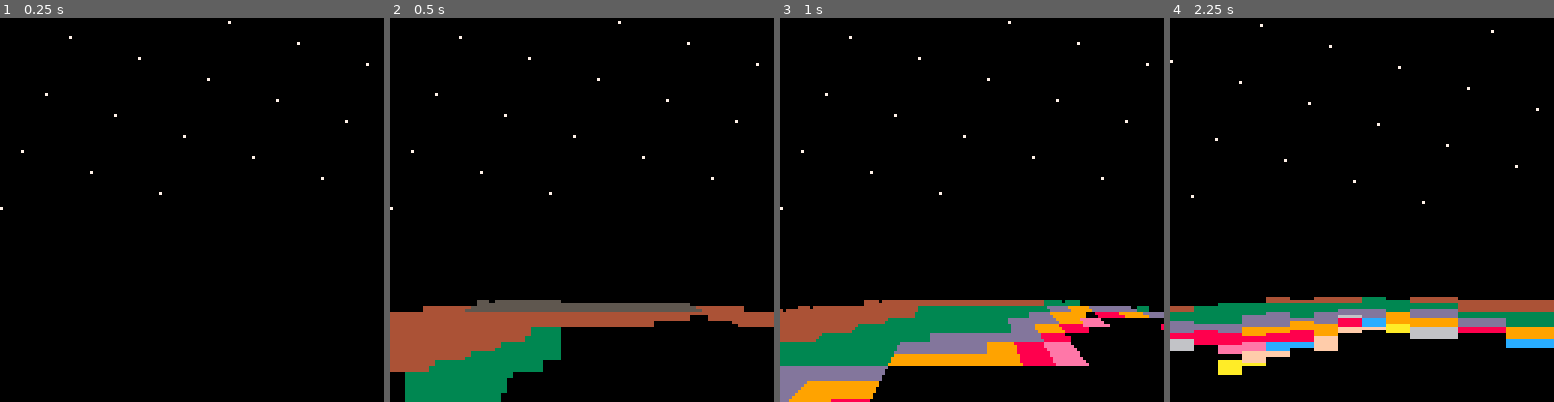
Above: before the commit, frames 1-4 (left to right).
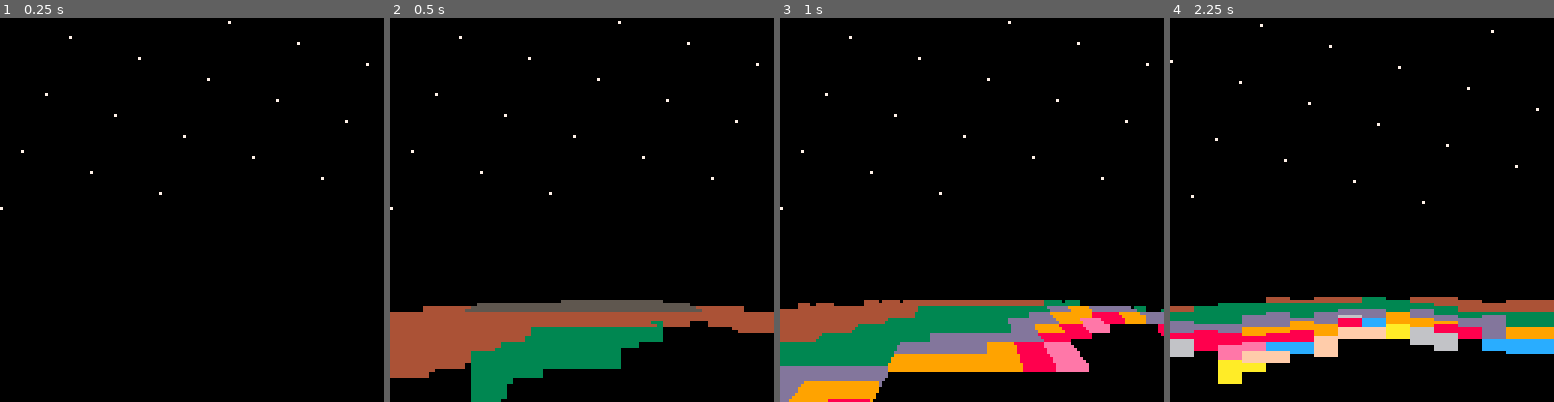
Above: after the commit, the same moments.

Repository: jcwilk/mandel3
Game: PICO-8 cartridge mandel3.p8
The game is run twice, just before and just after one commit, with the same random seed, the same clock (stepped at 60 frames per second) and the same inputs.
Inputs:
- Up to frame 1 (0.25 s): no input
- Up to frame 2 (0.5 s): tap X (X key) at 0.33 s
- Up to frame 3 (1 s): tap O (Z key) at 0.7 s
- Up to frame 4 (2.25 s): tap X (X key) at 1.07, 1.85 s; hold Right 1.6-2.1 s; tap O (Z key) at 1.7, 2.1 s; hold Up from 2.15 s (still down)

Frame 1 is identical in both runs. In frame 2, 5.1% of the frame differs, in the area x 0-100%, y 73-100%; in frame 3, 1.6%; in frame 4, 2.6%.

Commit message:
Misc cleanup and fixes around bottom edges

Diff:
--- a/mandel3.p8
+++ b/mandel3.p8
@@ -26,8 +26,6 @@
   height_zoom_ratio = 1.05
   screen_width = -sin(field_of_view/2) * 2
 
-  max_iterations = 30
-  max_wall_height = 0.5
   player_height = 0.3
   grid_size = 1/(2^4)
 
@@ -267,12 +265,14 @@
 
   found=false
 
-  distance_to_pixel_col = cos(pa.val-player.bearing.val)
-  max_y = 128
+  distance_to_pixel_col = 1/cos(pa.val-player.bearing.val)
+  max_y = 127
   lowest_y = 128
   current_draw_distance=min(2,draw_distance*player_height)
   blocker_ratio=false
   did_draw=false
+  local max_wall_height=prog_man.current_max_iterations/1000
+  local front_distance,temp_max_y
 
   while not found and distance < current_draw_distance do
     if (currx + xstep/2 - intx) / pv.x < (curry + ystep/2 - inty) / pv.y then
@@ -286,40 +286,37 @@
       intx= player.coords.x + distance * pv.x
       curry+= ystep
     end
+    front_distance=distance
 
     iterations = mandelbrot(currx, curry, prog_man.current_max_iterations) --flr(10*(currx+curry))
 
-    -- if iterations > prog_man.current_max_iterations then
-    --   printh(iterations)
-    --   printh(prog_man.current_max_iterations)
-    --   gdsfkgldafg()
-    -- end
-
-    height = (prog_man.current_max_iterations-iterations)/1000
-    relative_height = height - player_height
-
-    if relative_height < 0 then
-      -- hack to make the distance calculated to the far wall rather than close wall for if we can see the top so it doesn't look empty
-      -- distance gets overwritten each iteration so this is (for now) fine to do
-      -- there's probably a more efficient way to do this, but screw it
-      if (currx + xstep/2 - intx) / pv.x < (curry + ystep/2 - inty) / pv.y then
-        distance = (currx + xstep/2 - player.coords.x) / pv.x
-      else
-        distance = (curry + ystep/2 - player.coords.y) / pv.y
-      end
-    end
-
-    screen_distance_from_center = relative_height /(distance*distance_to_pixel_col) -- TODO - this doesn't seem right but it works, hmm...
-
-    pixels_from_center = 128 * (screen_distance_from_center/screen_width)
-    screeny = flr(63.5 - pixels_from_center)
-
-    if screeny <= max_y then
-      if iterations < flr(prog_man.current_max_iterations) then
+    if iterations < flr(prog_man.current_max_iterations) then
+      height = (prog_man.current_max_iterations-iterations)/1000
+      relative_height = height - player_height
+
+      if relative_height < 0 then
+        -- hack to make the distance calculated to the far wall rather than close wall for if we can see the top so it doesn't look empty
+        -- distance gets overwritten each iteration so this is (for now) fine to do
+        -- there's probably a more efficient way to do this, but screw it
+        if (currx + xstep/2 - intx) / pv.x < (curry + ystep/2 - inty) / pv.y then
+          distance = (currx + xstep/2 - player.coords.x) / pv.x
+        else
+          distance = (curry + ystep/2 - player.coords.y) / pv.y
+        end
+      end
+
+      screen_distance_from_center = relative_height * distance_to_pixel_col / distance
+
+      pixels_from_center = 128 * (screen_distance_from_center/screen_width)
+      screeny = flr(63.5 - pixels_from_center)
+
+      if screeny <= max_y then
         if not did_draw then
-          if screeny < 127 then
-            rectfill(screenx, screeny+1, screenx+draw_width-1, 127, 0)
+          temp_max_y=min(max_y,ceil(63.5 - 128 * ((-player_height * distance_to_pixel_col / front_distance)/screen_width))) --y of bottom front of stretched cube
+          if temp_max_y < max_y then
+            rectfill(screenx, temp_max_y+1, screenx+draw_width-1, max_y, 0)
           end
+          max_y=min(temp_max_y,max_y)
         end
 
         if relative_height > 0 then
@@ -329,9 +326,11 @@
         did_draw=true
         rectfill(screenx, max_y, screenx+draw_width-1, screeny, colors[1+(iterations%14)])
         lowest_y = min(screeny,lowest_y)
-      end
-      max_y = screeny-1
-      --printh(draw_width)
+        max_y = screeny-1
+        --printh(draw_width)
+      end
+    else
+      did_draw=false
     end
   end
 
